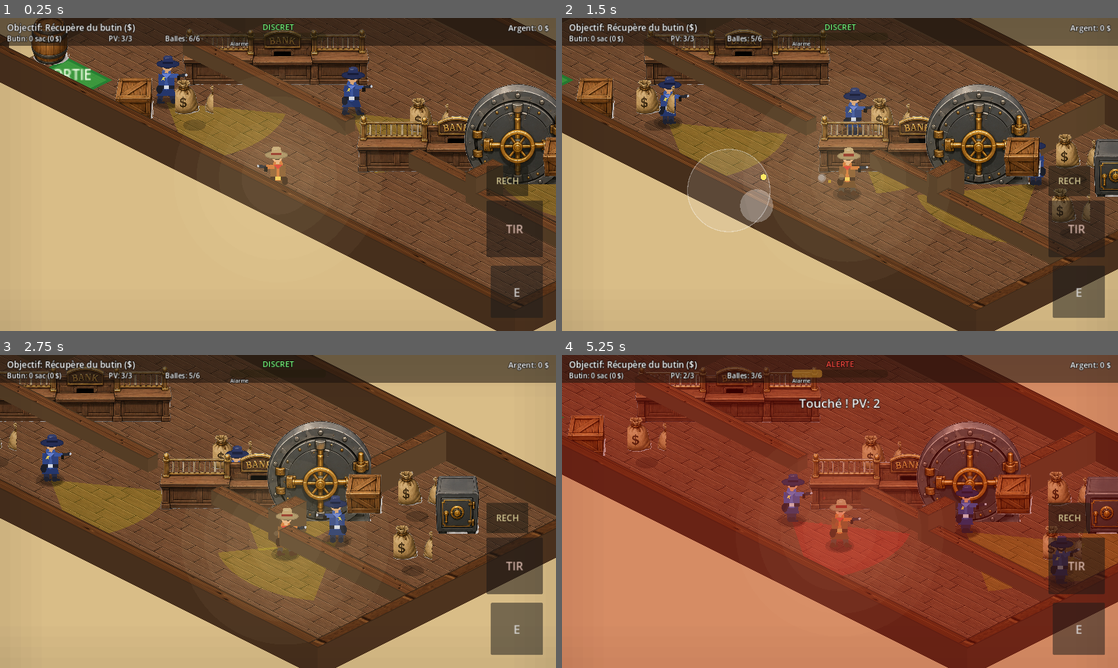
Above: before the commit, frames 1-4 (two rows, left to right).
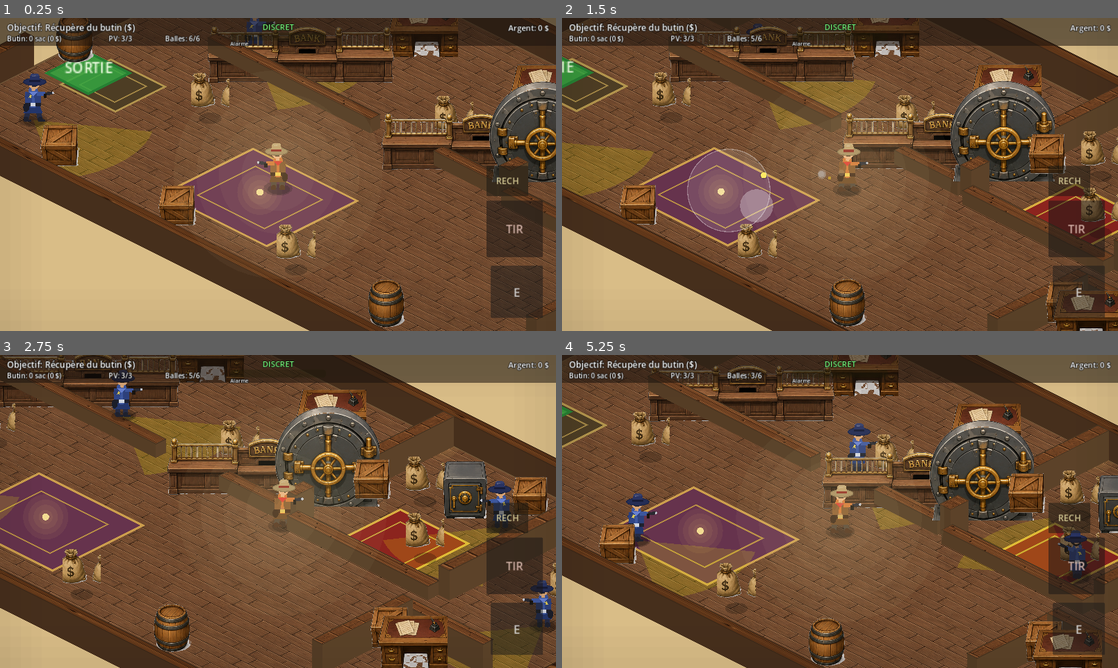
Above: after the commit, the same moments.

Repository: sebadiaz/Cowboys
Game: Godot game, scene res://scenes/MissionRoot.tscn
Same seed, same stepped clock (60 frames per second), same inputs: the game is played once before the commit and once after it. This scene is started directly instead of the project's main scene.
Inputs (mouse positions are in pixels of both pictures, inside the frame that each line leads up to):
- Up to frame 1 (0.25 s): no input
- Up to frame 2 (1.5 s): move the mouse to (962, 158) at 0.52 s; hold D (move_right) 0.53-1.25 s; hold Space (fire) 0.53-1.25 s; click (962, 158) at 0.67 s; drag from (728, 190) to (812, 237) at 1.27 s
- Up to frame 3 (2.75 s): move the mouse to (333, 442) at 2.02 s; hold D (move_right) from 2.03 s (still down); hold Space (fire) from 2.03 s (still down)
- Up to frame 4 (5.25 s): release D (move_right) at 2.75 s; release Space (fire) at 2.75 s; drag from (812, 574) to (673, 464) at 2.77 s; move the mouse to (1006, 558) at 3.52 s; hold A (move_left) 3.53-4.25 s; hold Space (fire) 3.53-4.25 s; drag from (673, 464) to (756, 433) at 4.27 s; move the mouse to (867, 511) at 5.02 s; hold S (move_down) from 5.03 s (still down); hold Space (fire) from 5.03 s (still down); click (867, 511) at 5.17 s

The runs differ from the first frame. In frame 1, 55% of the frame differs, in the area x 0-100%, y 0-100%; in frame 2, 58%; in frame 3, 60%; in frame 4, 83%.

Commit message:
Grande banque western: niveau agrandi, plus riche, decore (tapis, lampes, props)
La mission passe d'une petite salle (1140x600) a une vraie banque (1480x840):
- enveloppe agrandie: grand hall (bas), zone personnel + bureau (haut-gauche),
  salle des coffres refermee (l'ancien mur exterieur servait de paroi -> nouvelle
  paroi droite du coffre), AILE DROITE (couloir + petit office cloisonne)
- decor procedural: tapis (prestige devant le coffre, grand tapis du hall, tapis
  d'entree) + lampes d'ambiance (halos chauds facon saloon)
- props enrichis (tonneaux, caisses, bureaux) comme couverture, repartis dans
  tout le niveau
- 7 sacs de butin (dont 2 dans le coffre, 2 dans l'aile droite) + 4 gardes avec
  rondes couvrant hall / personnel / coffre / aile droite
- data/mission_01.json + DEFAULT_CFG alignes; coffre a 600$

Verifie: parse OK, AUCUNE entite dans un mur, accessibilite complete depuis le
depart (BFS sur grille via point-queries des murs), captures vue d'ensemble +
vue de jeu (cowboy sur tapis, sortie lisible, coffre/aile droite), export Web OK.

Diff:
--- a/data/mission_01.json
+++ b/data/mission_01.json
@@ -1,17 +1,21 @@
 {
 	"name": "Braquage de la First Frontier Bank",
-	"player_start": [590, 575],
-	"exit": [110, 560],
-	"safe": { "pos": [1015, 170], "value": 500, "open_time": 2.5 },
+	"player_start": [560, 600],
+	"exit": [95, 555],
+	"safe": { "pos": [1015, 170], "value": 600, "open_time": 2.5 },
 	"loot": [
 		{ "pos": [935, 175], "value": 250 },
+		{ "pos": [1060, 300], "value": 250 },
 		{ "pos": [650, 300], "value": 150 },
-		{ "pos": [350, 520], "value": 150 },
-		{ "pos": [1050, 300], "value": 200 }
+		{ "pos": [330, 520], "value": 150 },
+		{ "pos": [760, 760], "value": 150 },
+		{ "pos": [1330, 250], "value": 200 },
+		{ "pos": [1330, 760], "value": 200 }
 	],
 	"guards": [
-		{ "route": [[480, 320], [1000, 320], [1000, 300], [480, 300]] },
-		{ "route": [[250, 500], [820, 500], [820, 470], [250, 470]] },
-		{ "route": [[900, 120], [900, 330], [1080, 330], [1080, 120]] }
+		{ "route": [[210, 320], [800, 320], [800, 300], [210, 300]] },
+		{ "route": [[120, 720], [1380, 720], [1380, 760], [120, 760]] },
+		{ "route": [[900, 120], [1080, 120], [1080, 320], [900, 320]] },
+		{ "route": [[1340, 120], [1340, 420], [1440, 420], [1440, 120]] }
 	]
 }
--- a/scripts/iso_renderer.gd
+++ b/scripts/iso_renderer.gd
@@ -146,15 +146,26 @@
 
 	# Salle des coffres : porte blindée dans l'ouverture du mur (x=820, y~290).
 	_add_bb(SHEET_OBJ, R_VAULT, Vector2(832, 300), 116.0)
-
-	# Bureau du directeur (alcôve haut-gauche) : bureau.
+	_add_bb(SHEET_OBJ, R_CRATE, Vector2(900, 250), 60.0)    # caisse de lingots
+	_add_bb(SHEET_OBJ, R_CRATE, Vector2(1110, 110), 58.0)   # caisse au fond du coffre
+
+	# Bureau du directeur (alcôve haut-gauche) + chaise/bureau dans le personnel.
 	_add_bb(SHEET_OBJ, R_DESK, Vector2(100, 160), 84.0)
-
-	# Décor du hall public (bas) : tonneaux et caisses contre les murs.
+	_add_bb(SHEET_OBJ, R_DESK, Vector2(430, 150), 78.0)
+	_add_bb(SHEET_OBJ, R_DESK, Vector2(700, 150), 78.0)
+
+	# Grand hall public (bas) : tonneaux et caisses (couverture) le long des murs.
 	_add_bb(SHEET_OBJ, R_BARREL, Vector2(70, 560), 70.0)
-	_add_bb(SHEET_OBJ, R_CRATE, Vector2(300, 595), 62.0)
-	# Salle des coffres : caisse de lingots à côté du coffre (coffre = 1015,170).
-	_add_bb(SHEET_OBJ, R_CRATE, Vector2(900, 250), 60.0)
+	_add_bb(SHEET_OBJ, R_BARREL, Vector2(70, 800), 70.0)
+	_add_bb(SHEET_OBJ, R_CRATE, Vector2(300, 815), 62.0)
+	_add_bb(SHEET_OBJ, R_CRATE, Vector2(560, 815), 60.0)
+	_add_bb(SHEET_OBJ, R_BARREL, Vector2(1000, 800), 68.0)
+
+	# Aile droite (couloir + petit office) : tonneaux/caisses de couverture.
+	_add_bb(SHEET_OBJ, R_BARREL, Vector2(1450, 200), 70.0)
+	_add_bb(SHEET_OBJ, R_CRATE, Vector2(1250, 560), 62.0)
+	_add_bb(SHEET_OBJ, R_BARREL, Vector2(1450, 800), 70.0)
+	_add_bb(SHEET_OBJ, R_DESK, Vector2(1290, 560), 78.0)
 
 
 func _add_bb(tex: Texture2D, region: Rect2, pos: Vector2, h: float) -> void:
@@ -180,6 +191,7 @@
 
 func _draw() -> void:
 	_draw_floor()
+	_draw_decor()
 	if is_instance_valid(exit_zone):
 		_draw_exit()
 	_draw_cones()
@@ -264,6 +276,40 @@
 		var col := Color(1.0, 0.9, 0.3) if b["friendly"] else Color(1.0, 0.4, 0.2)
 		draw_circle(p, 4.5, Color(0, 0, 0, 0.3))
 		draw_circle(p, 3.5, col)
+
+
+# --- Décor au sol (tapis) + lampes d'ambiance ---
+
+## Tapis western et lampes : posés à plat sur le sol (sous les acteurs/props),
+## ajoutent couleur et richesse sans collision.
+func _draw_decor() -> void:
+	# Tapis rouge devant l'entrée du coffre (zone prestige).
+	_rug(Vector2(1000, 295), 150, 150, Color(0.55, 0.14, 0.12), Color(0.85, 0.68, 0.25))
+	# Grand tapis du hall, sous le lustre.
+	_rug(Vector2(560, 640), 230, 200, Color(0.40, 0.20, 0.30), Color(0.80, 0.62, 0.30))
+	# Tapis d'accueil au pied de la porte d'entrée.
+	_rug(Vector2(150, 555), 120, 110, Color(0.30, 0.24, 0.14), Color(0.70, 0.58, 0.30))
+	# Lampes murales : halo chaud le long des murs (ambiance saloon).
+	for p in [Vector2(300, 28), Vector2(820, 28), Vector2(1300, 28),
+			Vector2(28, 430), Vector2(1492, 430), Vector2(560, 640)]:
+		_lamp(p)
+
+
+func _rug(center: Vector2, w: float, h: float, col: Color, accent: Color) -> void:
+	var r := Rect2(center - Vector2(w * 0.5, h * 0.5), Vector2(w, h))
+	var poly := _rect_diamond(r)
+	draw_colored_polygon(poly, col)
+	draw_polyline(_closed(poly), accent, 2.5)
+	var inner := Rect2(center - Vector2(w * 0.32, h * 0.32), Vector2(w * 0.64, h * 0.64))
+	draw_polyline(_closed(_rect_diamond(inner)), accent.darkened(0.1), 1.5)
+
+
+func _lamp(world_pos: Vector2) -> void:
+	var p := Iso.project(world_pos)
+	# Halo lumineux chaud (plusieurs cercles dégradés).
+	for i in range(4):
+		draw_circle(p + Vector2(0, -6), 26.0 - i * 6.0, Color(1.0, 0.85, 0.45, 0.06))
+	draw_circle(p + Vector2(0, -6), 4.0, Color(1.0, 0.92, 0.6, 0.9))
 
 
 # --- Sol texturé (dalles iso) ---
--- a/scripts/mission_manager.gd
+++ b/scripts/mission_manager.gd
@@ -16,17 +16,23 @@
 # Plan de banque réaliste : hall public (bas), comptoir des guichets (milieu,
 # avec passage), salle des coffres fermée (haut-droite), bureau (haut-gauche).
 const DEFAULT_CFG := {
-	"player_start": [590, 575],          # entrée (hall public, en bas)
-	"exit": [110, 560],                  # porte d'entrée (front, bas-gauche)
-	"safe": {"pos": [1015, 170], "value": 500, "open_time": 2.5},  # dans le coffre-fort
+	"player_start": [560, 600],          # entrée (grand hall public, en bas)
+	"exit": [95, 555],                   # porte d'entrée (front, bas-gauche)
+	"safe": {"pos": [1015, 170], "value": 600, "open_time": 2.5},  # dans le coffre-fort
 	"loot": [
-		{"pos": [935, 175], "value": 250},   # dans la salle des coffres
-		{"pos": [650, 300], "value": 150},   # derrière le comptoir
-		{"pos": [350, 520], "value": 150},   # dans le hall
+		{"pos": [935, 175], "value": 250},    # salle des coffres
+		{"pos": [1060, 300], "value": 250},   # salle des coffres (fond)
+		{"pos": [650, 300], "value": 150},    # derrière le comptoir
+		{"pos": [330, 520], "value": 150},    # hall (gauche)
+		{"pos": [760, 760], "value": 150},    # grand hall (bas)
+		{"pos": [1330, 250], "value": 200},   # aile droite (haut)
+		{"pos": [1330, 760], "value": 200},   # aile droite (bas)
 	],
 	"guards": [
-		{"route": [[480, 320], [1000, 320], [1000, 300], [480, 300]]},  # zone personnel
-		{"route": [[250, 500], [820, 500], [820, 470], [250, 470]]},    # hall public
+		{"route": [[210, 320], [800, 320], [800, 300], [210, 300]]},      # zone personnel
+		{"route": [[120, 720], [1380, 720], [1380, 760], [120, 760]]},    # grand hall
+		{"route": [[900, 120], [1080, 120], [1080, 320], [900, 320]]},    # salle des coffres
+		{"route": [[1340, 120], [1340, 420], [1440, 420], [1440, 120]]},  # aile droite
 	],
 }
 
@@ -182,32 +188,38 @@
 
 func _build_floor() -> void:
 	# Le sol est dessiné par l'IsoRenderer ; on mémorise juste son emprise.
-	_floor_rect = Rect2(20, 20, 1140, 600)
+	# Grande banque : vaste hall (bas), zone personnel + bureau (haut-gauche),
+	# salle des coffres (haut-droite) et aile/couloir droit.
+	_floor_rect = Rect2(20, 20, 1480, 840)
 
 
 func _build_walls() -> void:
-	# Murs extérieurs (épaisseur 20). Porte d'entrée = trou dans le mur gauche.
-	_add_wall(Rect2(0, 0, 1180, 20), true)            # haut
-	_add_wall(Rect2(0, 620, 1180, 20), true)          # bas
-	_add_wall(Rect2(1160, 0, 20, 640), true)          # droite
+	# --- Murs extérieurs (épaisseur 20). Porte d'entrée = trou dans le mur gauche.
+	_add_wall(Rect2(0, 0, 1520, 20), true)            # haut
+	_add_wall(Rect2(0, 860, 1520, 20), true)          # bas
+	_add_wall(Rect2(1500, 0, 20, 880), true)          # droite
 	_add_wall(Rect2(0, 0, 20, 500), true)             # gauche (au-dessus de la porte)
-	_add_wall(Rect2(0, 600, 20, 40), true)            # gauche (sous la porte)
-
-	# --- Salle des coffres (vault) fermée, haut-droite, avec une ouverture ---
-	# Cloison verticale gauche du coffre (x=820), trou d'entrée vers y=250..330.
+	_add_wall(Rect2(0, 600, 20, 260), true)           # gauche (sous la porte)
+
+	# --- Salle des coffres (vault) fermée, haut-droite, avec une entrée ---
+	# Cloison verticale gauche (x=820), ouverture d'accès vers y=250..330.
 	_add_wall(Rect2(820, 20, 24, 230))                # haut du mur vertical
-	_add_wall(Rect2(820, 330, 24, 60))                # bas du mur vertical
-	# Cloison horizontale basse du coffre (y=370), de x=820 à droite.
-	_add_wall(Rect2(844, 366, 316, 24))
+	_add_wall(Rect2(820, 330, 24, 40))                # bas du mur vertical
+	_add_wall(Rect2(844, 366, 312, 24))               # cloison basse du coffre
+	_add_wall(Rect2(1156, 20, 24, 346))               # paroi droite du coffre (referme)
 
 	# --- Comptoir des guichets : sépare hall (bas) du personnel (haut) ---
-	# Cloison basse du comptoir à y=360, avec un passage (gap) vers x=560..660.
+	# Cloison basse du comptoir à y=354, avec un passage (gap) vers x=540..680.
 	_add_wall(Rect2(180, 354, 360, 22))               # tronçon gauche
 	_add_wall(Rect2(680, 354, 140, 22))               # tronçon droit (jusqu'au vault)
 
 	# --- Bureau du directeur (haut-gauche), petite alcôve ---
 	_add_wall(Rect2(180, 110, 22, 150))               # cloison verticale du bureau
 	_add_wall(Rect2(20, 240, 182, 22))                # cloison horizontale du bureau
+
+	# --- Aile droite : petit office cloisonné (cover), accès large par le bas ---
+	_add_wall(Rect2(1180, 470, 22, 200))              # cloison verticale de l'aile
+	_add_wall(Rect2(1180, 470, 200, 22))              # cloison horizontale de l'aile
 
 
 ## Crée la collision cartésienne du mur ; le visuel iso est géré par le renderer.
Not shown, changed: TODO.md
